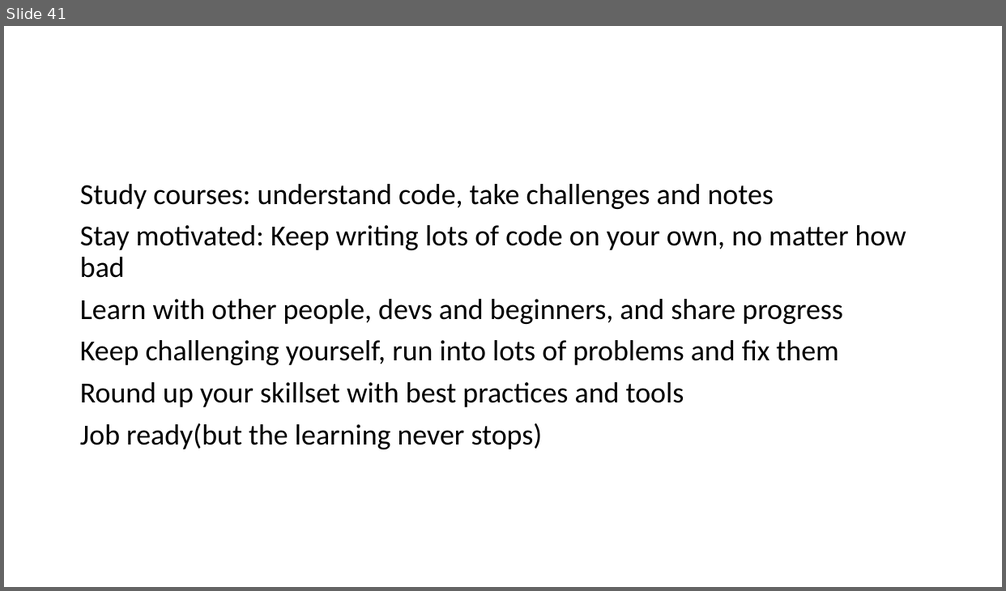
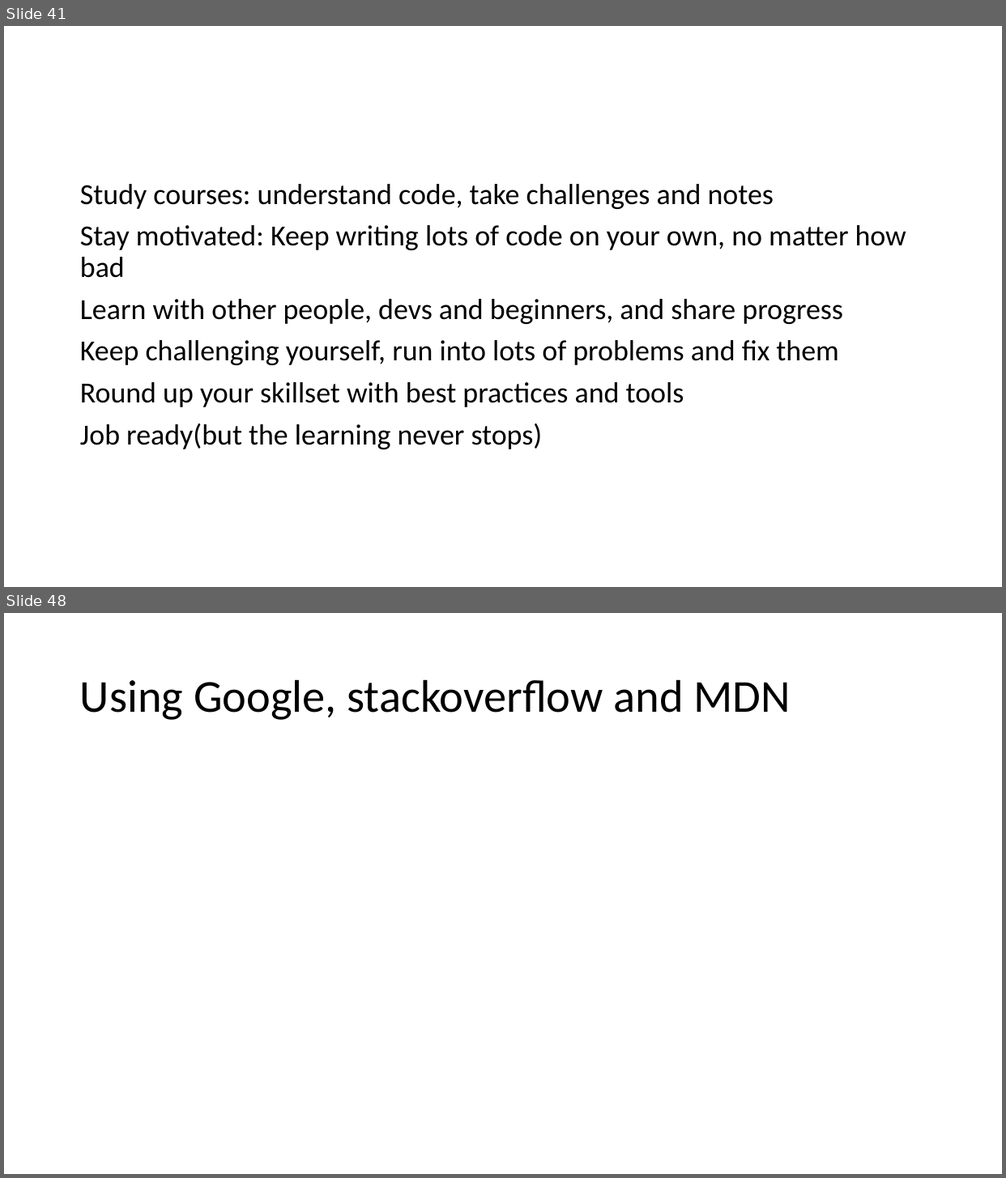
Before and after one commit to PiyushChaturvedii/Batch05, a slide deck: JavaScript.pptx. Shown one above the other, each under a label of ours: slide 41 before the commit, slides 41 and 48 after it; the slides between them are not shown. The pictures are 1006x591 and 1006x1178 pixels, drawn with LibreOffice and Linux fonts; fonts in the diff are those of the drawing. Boxes give left, top, right and bottom in pixels: in the first picture for what was removed or moved away, otherwise in the second. Text is boxed around its words. In the diff, an @@ line names an element or a change of style, - is before the commit and + after.

```diff
--- a/JavaScript.pptx
+++ b/JavaScript.pptx
@@ slide 48 added at bbox=[4, 613, 1002, 1174], background #FFFFFF @@
@@ title added at bbox=[80, 679, 791, 720], 44 pt, text #000000 @@
+Using Google, stackoverflow and MDN
```
Also in this commit, not shown: 2 slides changed, 5 other slides added, 4 other files.
